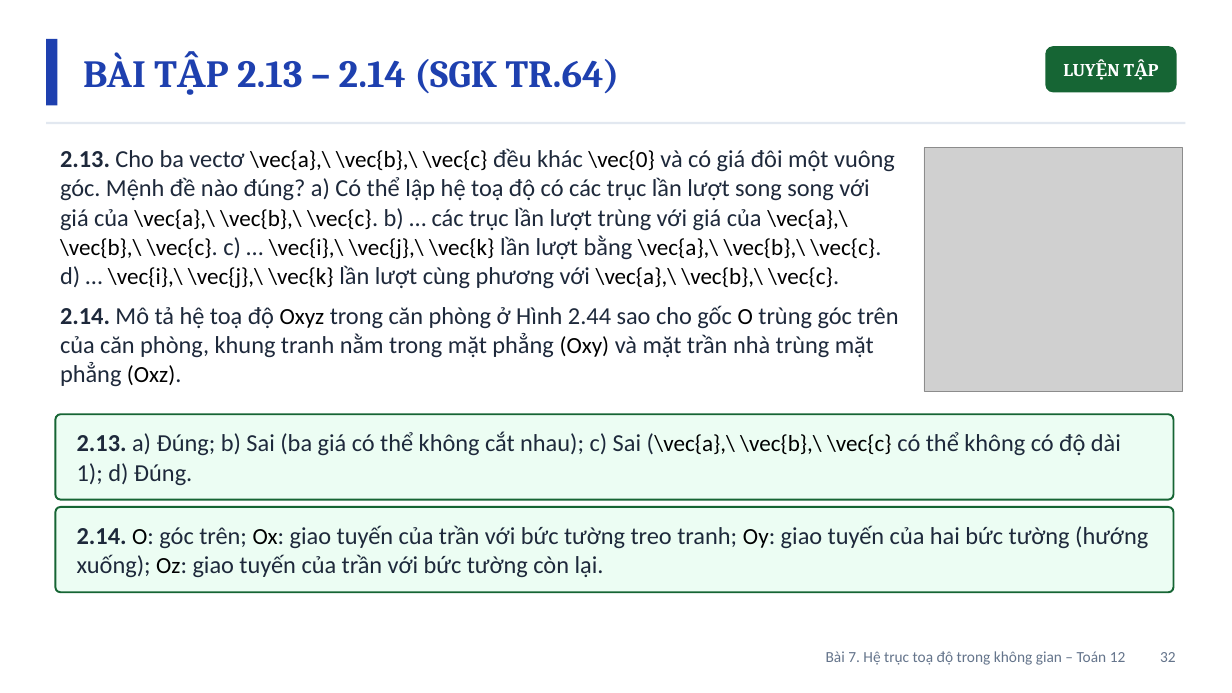
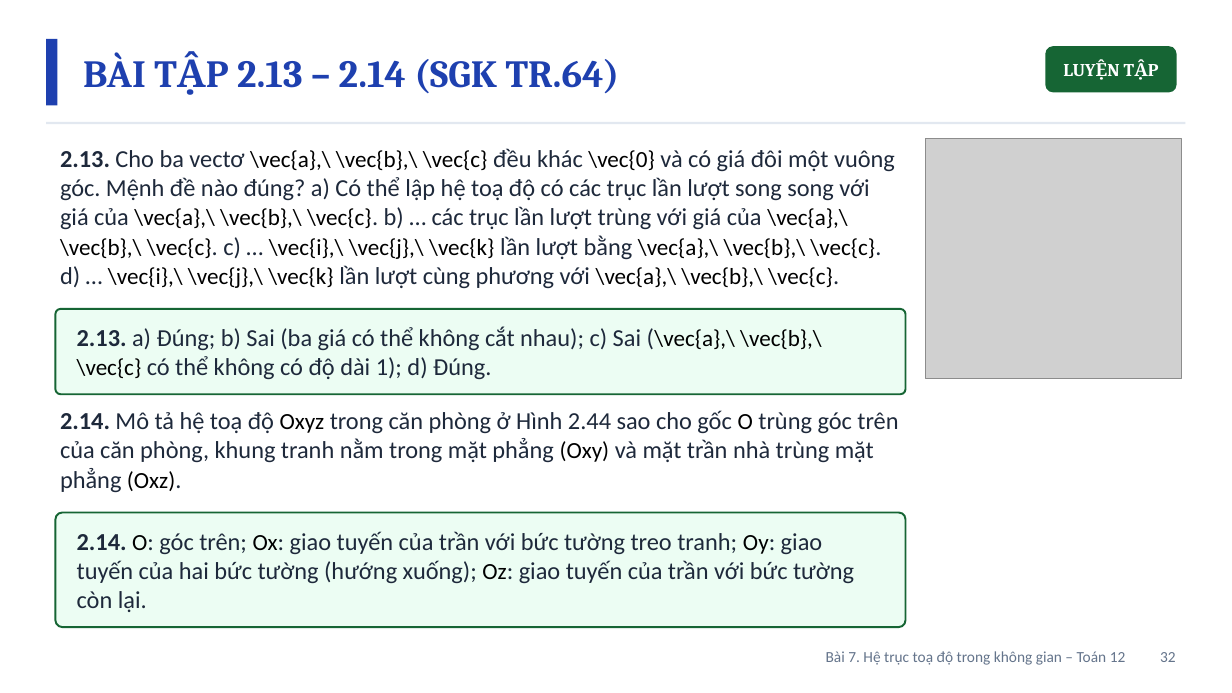
Before and after one commit to Trangtu66/Taode_thi_online, a slide deck: slide 32 of mon/toan/slide/lop12/BaiGiangDienTu_TOAN12_Bai7_HeTrucToaDo_T34-36.pptx. Drawn at 1232x693 pixels with LibreOffice and Linux fonts; fonts in the diff are those of the drawing; grey boxes stand for pictures. Boxes give left, top, right and bottom in pixels: in the first picture for what was removed or moved away, otherwise in the second. Text is boxed around its words. In the diff, an @@ line names an element or a change of style, - is before the commit and + after.

```diff
--- a/mon/toan/slide/lop12/BaiGiangDienTu_TOAN12_Bai7_HeTrucToaDo_T34-36.pptx
+++ b/mon/toan/slide/lop12/BaiGiangDienTu_TOAN12_Bai7_HeTrucToaDo_T34-36.pptx
@@ picture: place and size @@
-picture at <box>924,148,1183,391</box>
+picture at <box>926,139,1181,379</box>
@@ rounded rectangle: place and size @@
-rounded rectangle at <box>55,414,1174,499</box>
+rounded rectangle at <box>55,309,906,394</box>
@@ text at <box>60,305,898,386</box>: paragraph removed @@
-2.14. Mô tả hệ toạ độ Oxyz trong căn phòng ở Hình 2.44 sao cho gốc O trùng góc trên của căn phòng, khung tranh nằm trong mặt phẳng (Oxy) và mặt trần nhà trùng mặt phẳng (Oxz).
@@ text "2.13. a) Đúng; b) Sai ..." rewrapped from <box>77,432,1121,485</box> to <box>77,326,822,379</box> @@
@@ text added at <box>60,410,898,492</box>, 19 pt, text #1E293B @@
+2.14. Mô tả hệ toạ độ Oxyz trong căn phòng ở Hình 2.44 sao cho gốc O trùng góc trên của căn phòng, khung tranh nằm trong mặt phẳng (Oxy) và mặt trần nhà trùng mặt phẳng (Oxz).
@@ rounded rectangle: place and size @@
-rounded rectangle at <box>55,507,1174,592</box>
+rounded rectangle at <box>55,513,906,628</box>
@@ text "2.14. O: góc trên; Ox: ..." rewrapped from <box>77,525,1148,577</box> to <box>77,531,854,612</box> @@
```
Also in this commit, not shown: 2 other slides changed.
